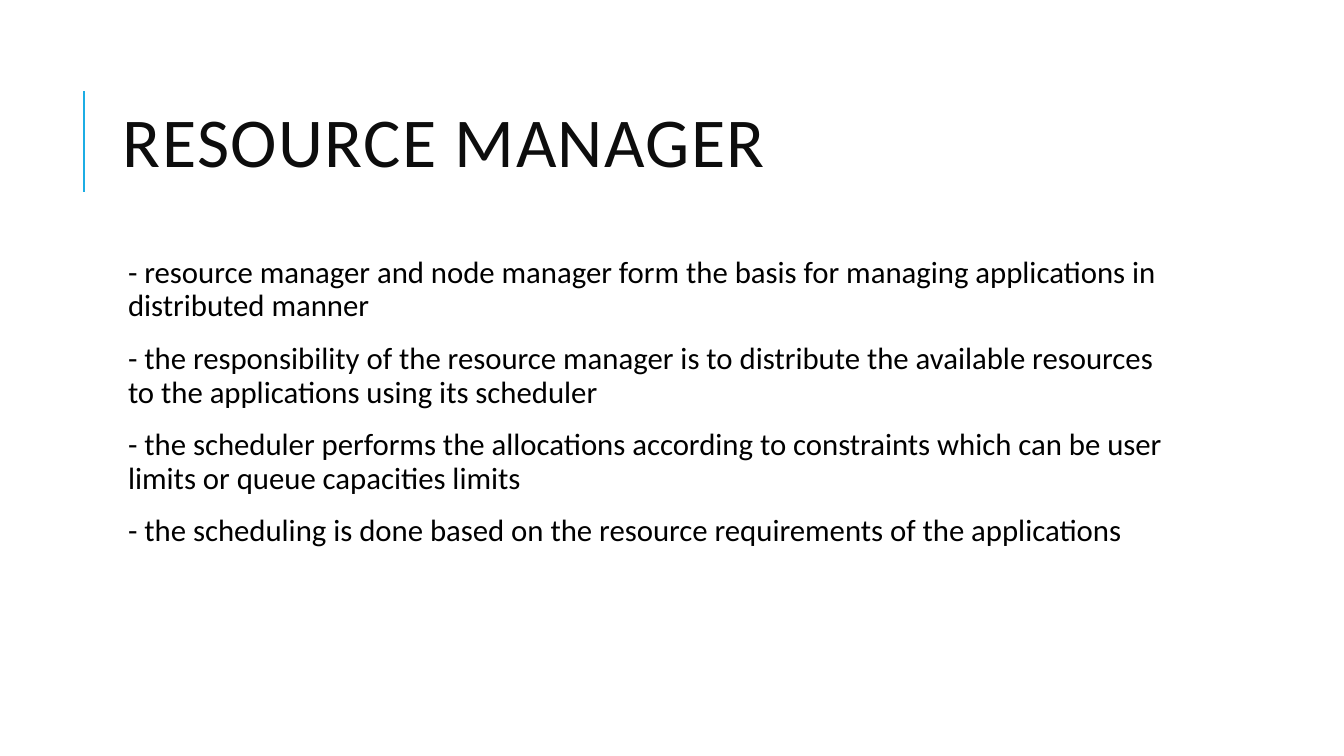
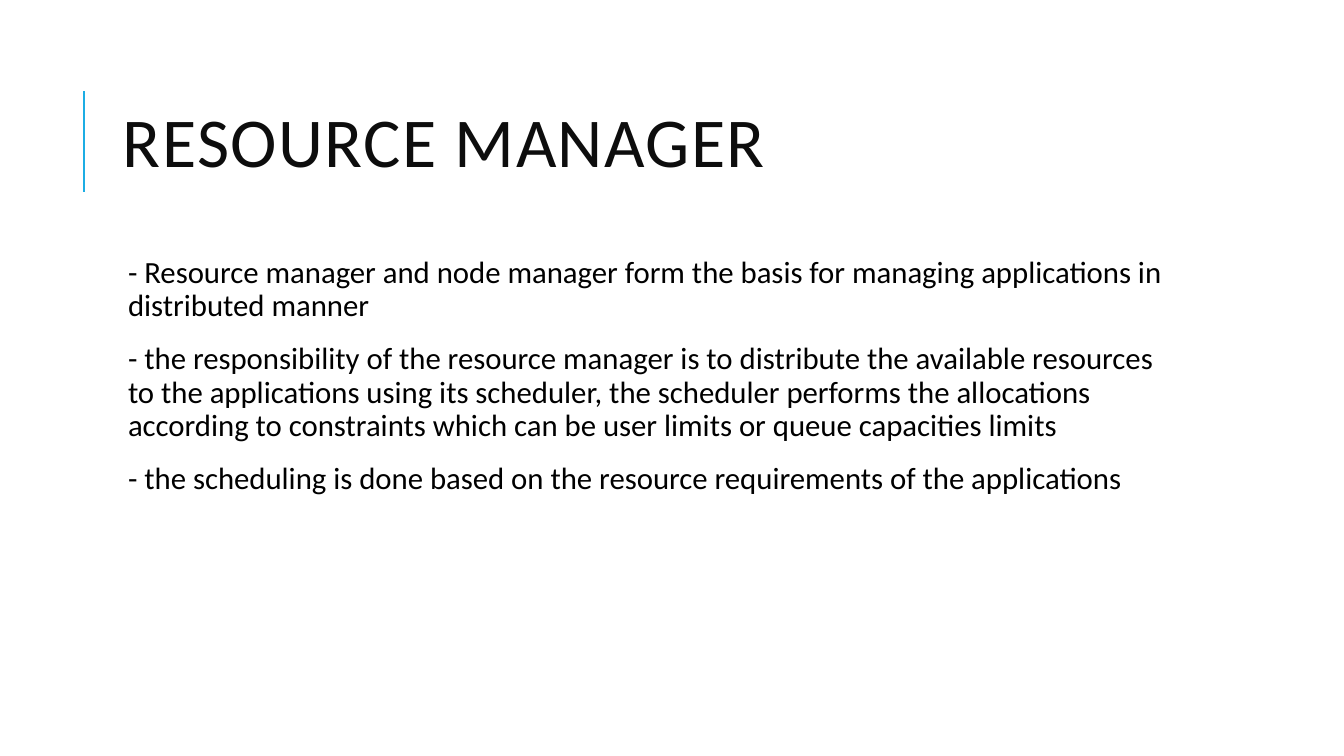
Before and after one commit to dsjili/eecs4314, a slide deck: slide 24 of assignment1_compiled.pptx. Drawn at 1344x756 pixels with LibreOffice and Linux fonts; fonts in the diff are those of the drawing. Boxes give left, top, right and bottom in pixels: in the first picture for what was removed or moved away, otherwise in the second. Text is boxed around its words. In the diff, an @@ line names an element or a change of style, - is before the commit and + after.

```diff
--- a/assignment1_compiled.pptx
+++ b/assignment1_compiled.pptx
@@ text at (128,261,1161,442): text changed @@
-  - resource manager and node manager form the basis for managing applications in distributed manner
-  - the responsibility of the resource manager is to distribute the available resources to the applications using its scheduler
-  - the scheduler performs the allocations according to constraints which can be user limits or queue capacities limits
+  - Resource manager and node manager form the basis for managing applications in distributed manner
+  - the responsibility of the resource manager is to distribute the available resources to the applications using its scheduler, the scheduler performs the allocations according to constraints which can be user limits or queue capacities limits
```
Also in this commit, not shown: 8 other slides changed, 1 other file.
